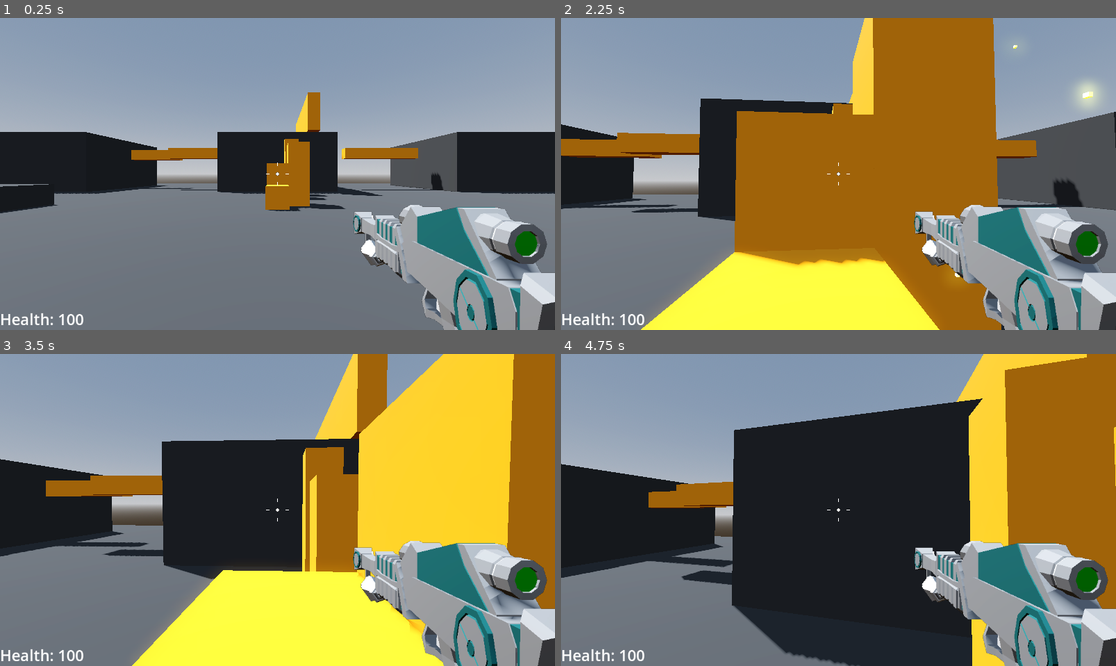
Above: before the commit, frames 1-4 (two rows, left to right).
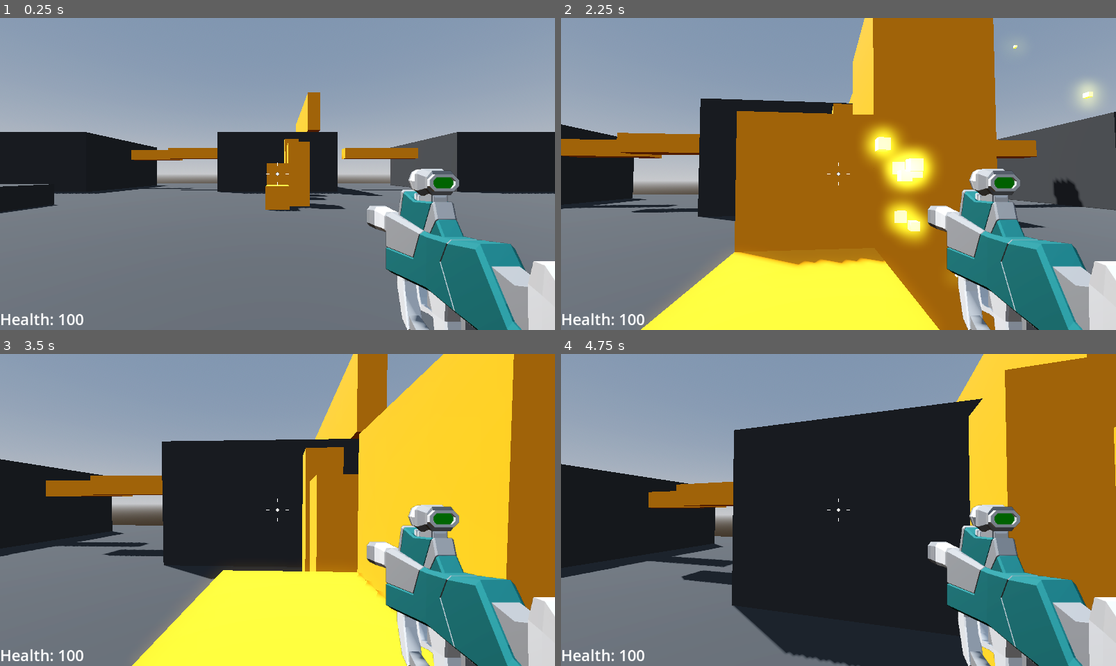
Above: after the commit, the same moments.

Repository: SugarF0x/robage-3d
Game: Godot game, scene res://Levels/sandbox.tscn
Two runs of this game, one before a commit and one after it. Both use one fixed random seed, a clock stepped at 60 frames per second and the inputs below.
Inputs (mouse positions are in pixels of both pictures, inside the frame that each line leads up to):
- Up to frame 1 (0.25 s): no input
- Up to frame 2 (2.25 s): tap Enter at 0.5 s; move the mouse to (866, 174) at 0.52 s; hold W (move_forward) from 0.53 s (still down); tap Mouse wheel down (scroll_down, bound only after the commit) at 0.6, 1.55 s; tap Space (jump) at 0.77, 1.52 s; tap Mouse wheel up (scroll_up, bound only after the commit) at 0.8, 1.35 s; move the mouse to (810, 174) at 1.27 s; move the mouse to (849, 167) at 2.02 s; press the mouse at (849, 167) at 2.03 s
- Up to frame 3 (3.5 s): keep holding W (move_forward); tap Mouse wheel up (scroll_up, bound only after the commit) at 2.3 s; tap Space (jump) at 2.75, 3.02 s; move the mouse to (271, 516) at 2.77 s; release the mouse at (271, 516) at 2.78 s; tap Mouse wheel down (scroll_down, bound only after the commit) at 2.85 s
- Up to frame 4 (4.75 s): keep holding W (move_forward); move the mouse to (877, 513) at 3.52 s; tap Mouse wheel up (scroll_up, bound only after the commit) at 3.6 s; tap Space (jump) at 3.77, 4.52 s; move the mouse to (794, 506) at 4.27 s; tap Mouse wheel down (scroll_down, bound only after the commit) at 4.35 s

The runs differ from the first frame. In frame 1, 10% of the frame differs, in the area x 63-100%, y 48-100%; in frame 2, 13%, in the area x 54-100%, y 33-100%; in frame 3, 11%; in frame 4, 11%.

Commit message:
add weapon selection

Diff:
--- a/Player/player.gd
+++ b/Player/player.gd
@@ -13,6 +13,7 @@
 @onready var player_health_label: Label = %PlayerHealthLabel
 @onready var damage_animation_player: AnimationPlayer = %DamageAnimationPlayer
 @onready var game_over_menu: GameOverMenu = $CanvasLayer/GameOverMenu
+@onready var weapon_sling: Node3D = %WeaponSling
 #endregion
 
 #region Consts
@@ -35,12 +36,20 @@
 		health = value
 		update_health_label()
 		if health <= 0: game_over_menu.game_over()
+
+var weapon_index := 0:
+	set(value):
+		if value < 0 or value > weapon_sling.get_children().size() - 1: return
+		toggle_weapon_selection_state()
+		weapon_index = value
+		toggle_weapon_selection_state()
 #endregion
 
 #region Overrides
 func _ready() -> void:
 	Input.mouse_mode = Input.MOUSE_MODE_CAPTURED
 	update_health_label()
+	toggle_weapon_selection_state()
 
 func _physics_process(delta: float) -> void:
 	handle_camera_rotation()
@@ -54,8 +63,9 @@
 	if event.is_action_pressed("ui_cancel"): Input.mouse_mode = Input.MOUSE_MODE_VISIBLE if Input.mouse_mode == Input.MOUSE_MODE_CAPTURED else Input.MOUSE_MODE_CAPTURED
 	if Input.mouse_mode != Input.MOUSE_MODE_CAPTURED: return
 
-	if not event is InputEventMouseMotion: return
-	mouse_motion = -event.relative * MOUSE_SENSITIVITY
+	if event is InputEventMouseMotion: mouse_motion = -event.relative * MOUSE_SENSITIVITY
+	if Input.is_action_just_pressed("scroll_up"): weapon_index += 1
+	if Input.is_action_just_pressed("scroll_down"): weapon_index -= 1
 #endregion
 
 #region Own logic
@@ -87,4 +97,11 @@
 		velocity.z = move_toward(velocity.z, 0, SPEED)
 
 func update_health_label(): player_health_label.text = "Health: " + str(health)
+
+func toggle_weapon_selection_state() -> void:
+	var weapon_node = weapon_sling.get_children()[weapon_index] as Node3D
+	if not weapon_node: return
+
+	weapon_node.visible = !weapon_node.visible
+	weapon_node.process_mode = Node.PROCESS_MODE_INHERIT if weapon_node.process_mode == Node.PROCESS_MODE_DISABLED else Node.PROCESS_MODE_DISABLED
 #endregion
--- a/Player/player.tscn
+++ b/Player/player.tscn
@@ -1,8 +1,9 @@
-[gd_scene load_steps=12 format=3 uid="uid://1dm7xquufcns"]
+[gd_scene load_steps=13 format=3 uid="uid://1dm7xquufcns"]
 
 [ext_resource type="Script" path="res://Player/player.gd" id="1_usll7"]
 [ext_resource type="Script" path="res://Player/SmoothCamera.gd" id="2_vcq0c"]
 [ext_resource type="Script" path="res://Player/Crosshair.gd" id="3_1s265"]
+[ext_resource type="PackedScene" uid="uid://dpf2id8liiugw" path="res://Weapons/smg.tscn" id="3_dss5l"]
 [ext_resource type="PackedScene" uid="uid://bjcdyt4i7cfmi" path="res://Weapons/rifle.tscn" id="3_gosfk"]
 [ext_resource type="Texture2D" uid="uid://dkneygrxmp001" path="res://Player/damage.png" id="4_8tbaw"]
 [ext_resource type="PackedScene" uid="uid://dxggjp3t0lo3y" path="res://Player/game_over_menu.tscn" id="6_wjtpa"]
@@ -93,7 +94,16 @@
 [node name="RemoteTransform3D" type="RemoteTransform3D" parent="CameraPivot/SmoothCamera"]
 remote_path = NodePath("../../../CanvasLayer/SubViewportContainer/SubViewport/WeaponCamera")
 
-[node name="Rifle" parent="CameraPivot/SmoothCamera" instance=ExtResource("3_gosfk")]
+[node name="WeaponSling" type="Node3D" parent="CameraPivot/SmoothCamera"]
+unique_name_in_owner = true
+
+[node name="SMG" parent="CameraPivot/SmoothCamera/WeaponSling" instance=ExtResource("3_dss5l")]
+process_mode = 4
+visible = false
+
+[node name="Rifle" parent="CameraPivot/SmoothCamera/WeaponSling" instance=ExtResource("3_gosfk")]
+process_mode = 4
+visible = false
 
 [node name="CanvasLayer" type="CanvasLayer" parent="."]
 
--- a/project.godot
+++ b/project.godot
@@ -47,3 +47,13 @@
 "events": [Object(InputEventMouseButton,"resource_local_to_scene":false,"resource_name":"","device":-1,"window_id":0,"a …(258 unchanged characters)…
 ]
 }
+scroll_up={
+"deadzone": 0.5,
+"events": [Object(InputEventMouseButton,"resource_local_to_scene":false,"resource_name":"","device":-1,"window_id":0,"alt_pressed":false,"shift_pressed":false,"ctrl_pressed":false,"meta_pressed":false,"button_mask":8,"position":Vector2(213, 21),"global_position":Vector2(219, 83),"factor":1.0,"button_index":4,"canceled":false,"pressed":true,"double_click":false,"script":null)
+]
+}
+scroll_down={
+"deadzone": 0.5,
+"events": [Object(InputEventMouseButton,"resource_local_to_scene":false,"resource_name":"","device":-1,"window_id":0,"alt_pressed":false,"shift_pressed":false,"ctrl_pressed":false,"meta_pressed":false,"button_mask":16,"position":Vector2(208, 26),"global_position":Vector2(214, 88),"factor":1.0,"button_index":5,"canceled":false,"pressed":true,"double_click":false,"script":null)
+]
+}
